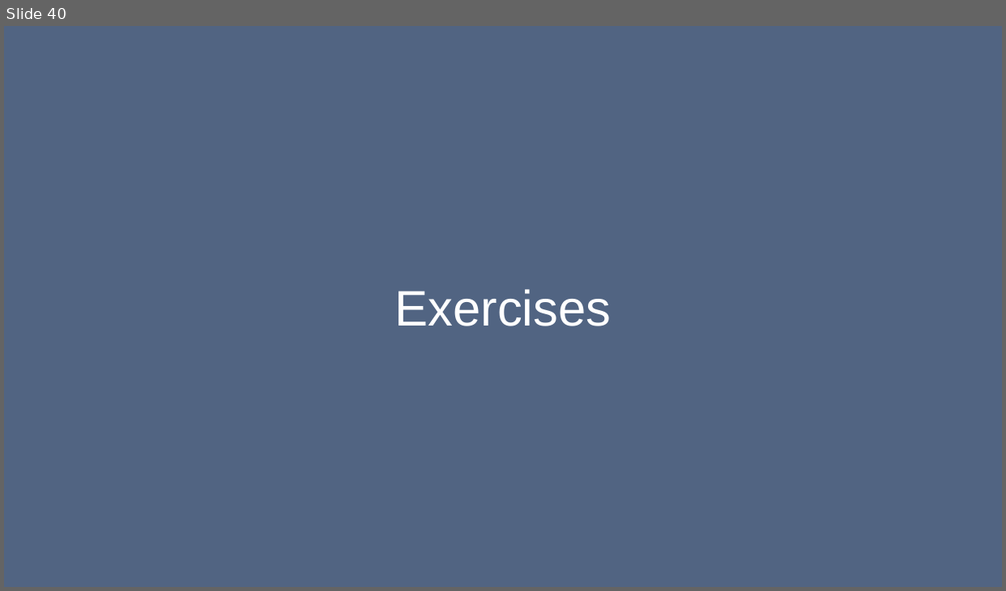
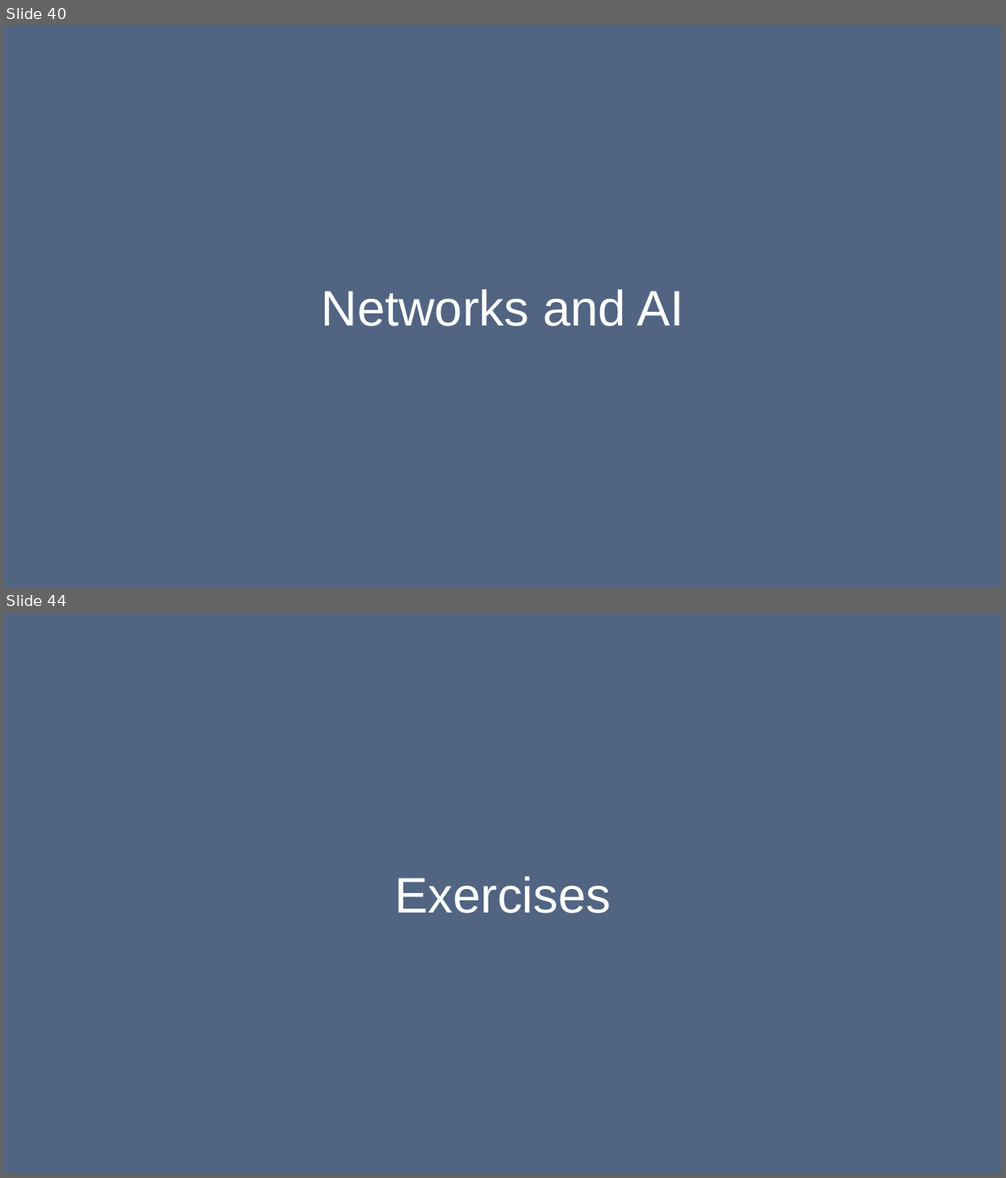
Before and after one commit to bodacea/datascienceforbeginners, a slide deck: Session 09 Learning Relationships.ppt. Shown one above the other, each under a label of ours: slide 40 before the commit, slides 40 and 44 after it; the slides between them are not shown. The pictures are 1006x591 and 1006x1178 pixels, drawn with LibreOffice and Linux fonts; fonts in the diff are those of the drawing. Boxes give left, top, right and bottom in pixels: in the first picture for what was removed or moved away, otherwise in the second. Text is boxed around its words. In the diff, an @@ line names an element or a change of style, - is before the commit and + after.

```diff
--- a/Session 09 Learning Relationships.ppt
+++ b/Session 09 Learning Relationships.ppt
@@ slide 40 added at <box>4,26,1002,587</box>, background #516482 @@
@@ title added at <box>322,289,684,327</box>, 36 pt, text #FFFFFF @@
+Networks and AI
@@ what was slide 40 is now slide 44 @@
```
Also in this commit, not shown: 3 slides changed, 3 other slides added, 7 other files.
